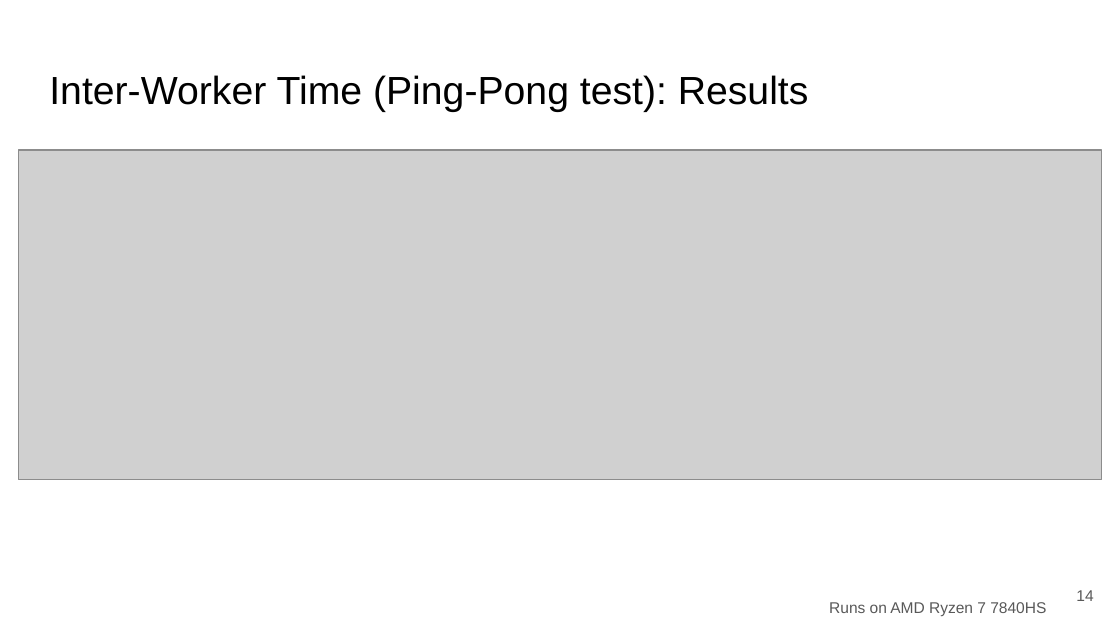
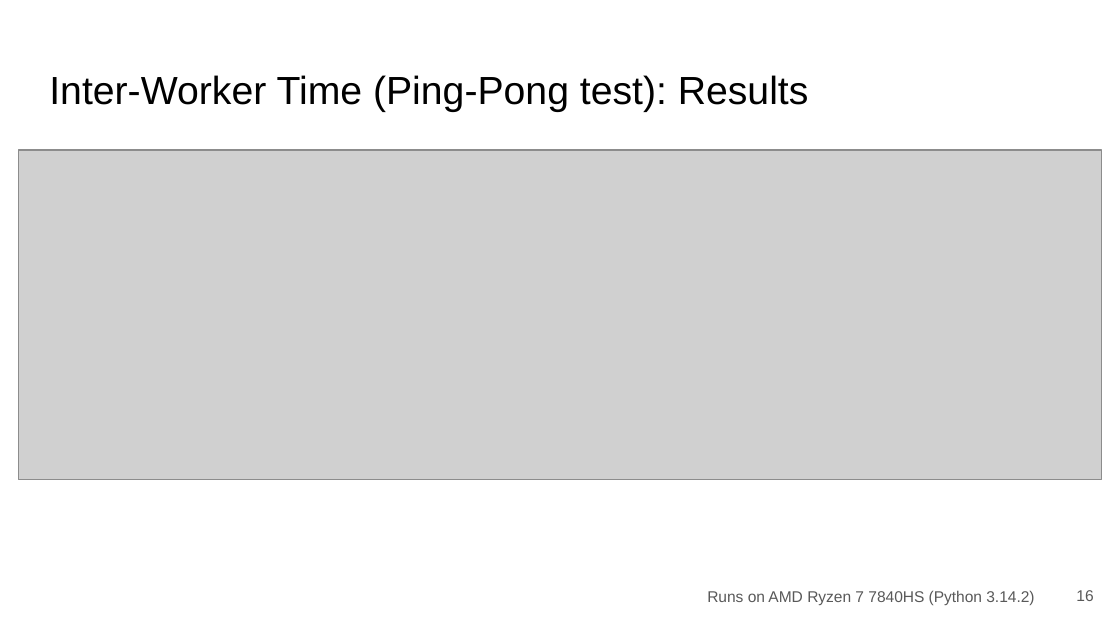
Before and after one commit to SSStas/mipt-python-course, a slide deck: slide 16 of subinterpreters_project/Subinterpreters.pptx (slide 14 before the commit). Drawn at 1120x630 pixels with LibreOffice and Linux fonts; fonts in the diff are those of the drawing; grey boxes stand for pictures. Boxes give left, top, right and bottom in pixels: in the first picture for what was removed or moved away, otherwise in the second. Text is boxed around its words. In the diff, an @@ line names an element or a change of style, - is before the commit and + after.

```diff
--- a/subinterpreters_project/Subinterpreters.pptx
+++ b/subinterpreters_project/Subinterpreters.pptx
@@ text at (707,590,1034,605): text changed @@
-Runs on AMD Ryzen 7 7840HS
+Runs on AMD Ryzen 7 7840HS (Python 3.14.2)
@@ page number at (1076,590,1093,601): text changed @@
-14
+16
```
Also in this commit, not shown: 18 other slides changed, 3 slides added, 1 slide removed, 7 other files.
